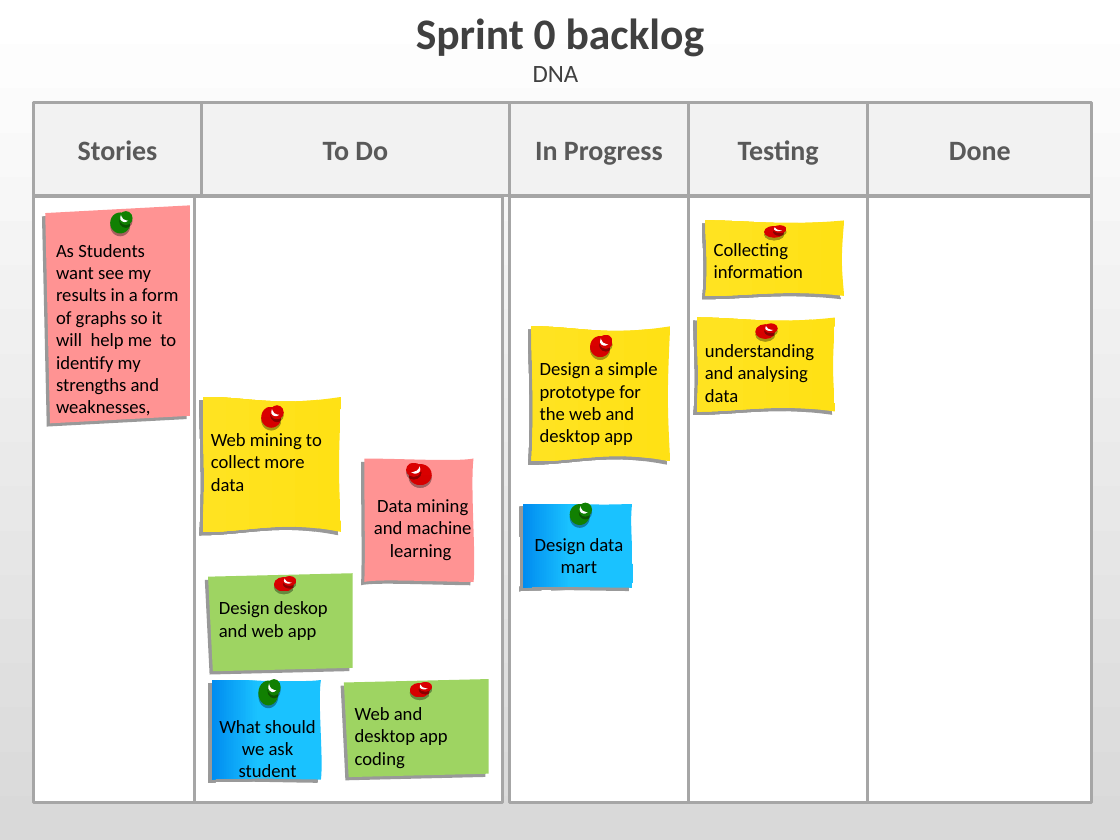
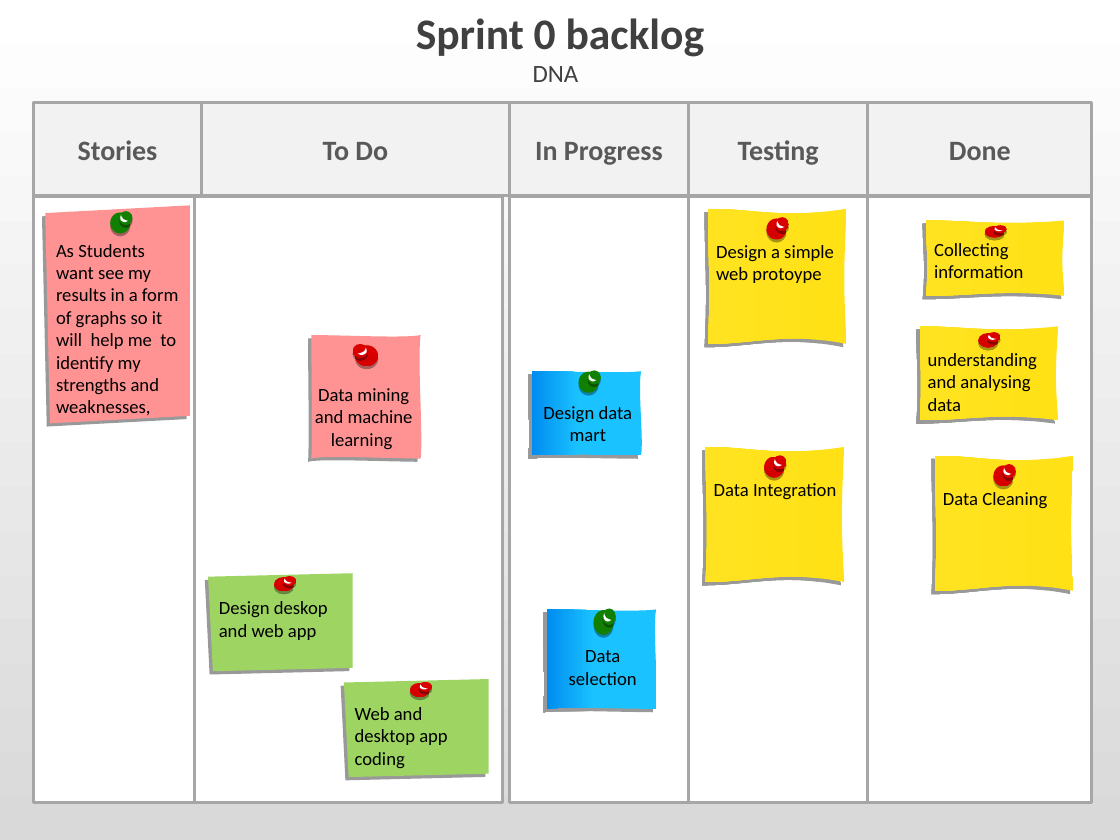
Before and after one commit to abderrahmaneMustapha/DNA, a slide deck: slide 1 of Planing/DNA_Scrum_Task_Board.odp. Drawn at 1120x840 pixels with LibreOffice and Linux fonts; fonts in the diff are those of the drawing. Boxes give left, top, right and bottom in pixels: in the first picture for what was removed or moved away, otherwise in the second. Text is boxed around its words. In the diff, an @@ line names an element or a change of style, - is before the commit and + after.

Commit message:
succes and performance data marts designed

```diff
--- a/Planing/DNA_Scrum_Task_Board.odp
+++ b/Planing/DNA_Scrum_Task_Board.odp
@@ 2 freeform shapes, 2 ellipses, 1 text: place and size @@
-2 freeform shapes, 2 ellipses, 1 text at [706, 221, 844, 296]
+2 freeform shapes, 2 ellipses, 1 text at [926, 221, 1065, 296]
@@ group added at [708, 208, 847, 344]: 2 freeform shapes, 2 ellipses, 1 text @@
+Design a simple web protoype
@@ freeform shape: place and size @@
-freeform shape at [364, 458, 476, 581]
+freeform shape at [311, 335, 423, 458]
@@ 2 ellipses, 1 freeform shape: place and size @@
-2 ellipses, 1 freeform shape at [407, 463, 432, 485]
+2 ellipses, 1 freeform shape at [353, 344, 379, 366]
@@ 2 ellipses, 2 freeform shapes, 1 text: place and size @@
-2 ellipses, 2 freeform shapes, 1 text at [697, 317, 836, 411]
+2 ellipses, 2 freeform shapes, 1 text at [920, 326, 1058, 420]
@@ text "Data mining and machine learning": place and size @@
-text "Data mining and machine learning" at [374, 499, 472, 561]
+text "Data mining and machine learning" at [315, 388, 413, 450]
@@ freeform shape: place and size @@
-freeform shape at [523, 504, 635, 588]
+freeform shape at [532, 371, 644, 455]
@@ text removed at [540, 362, 658, 445] @@
-Design a simple prototype for the web and desktop app
@@ 2 ellipses, 1 text, 1 freeform shape: place and size @@
-2 ellipses, 1 text, 1 freeform shape at [535, 503, 624, 573]
+2 ellipses, 1 text, 1 freeform shape at [543, 371, 633, 441]
@@ 2 freeform shapes, 2 ellipses: place and size @@
-2 freeform shapes, 2 ellipses at [203, 396, 342, 532]
+2 freeform shapes, 2 ellipses at [706, 447, 844, 582]
@@ 2 freeform shapes, 2 ellipses: place and size @@
-2 freeform shapes, 2 ellipses at [532, 326, 671, 461]
+2 freeform shapes, 2 ellipses at [935, 456, 1074, 591]
@@ text at [714, 483, 836, 500]: text changed @@
-Web mining to collect more data
+Data Integration
@@ text added at [943, 492, 1047, 509], 12 pt, text #000000 @@
+Data Cleaning
@@ 2 freeform shapes, 2 ellipses: place and size @@
-2 freeform shapes, 2 ellipses at [212, 679, 324, 780]
+2 freeform shapes, 2 ellipses at [547, 608, 659, 709]
@@ text added at [569, 650, 637, 685], 12 pt, text #000000 @@
+Data selection
@@ text removed at [219, 720, 316, 783] @@
-What should we ask student
```
Also in this commit, not shown: 18 other files.
